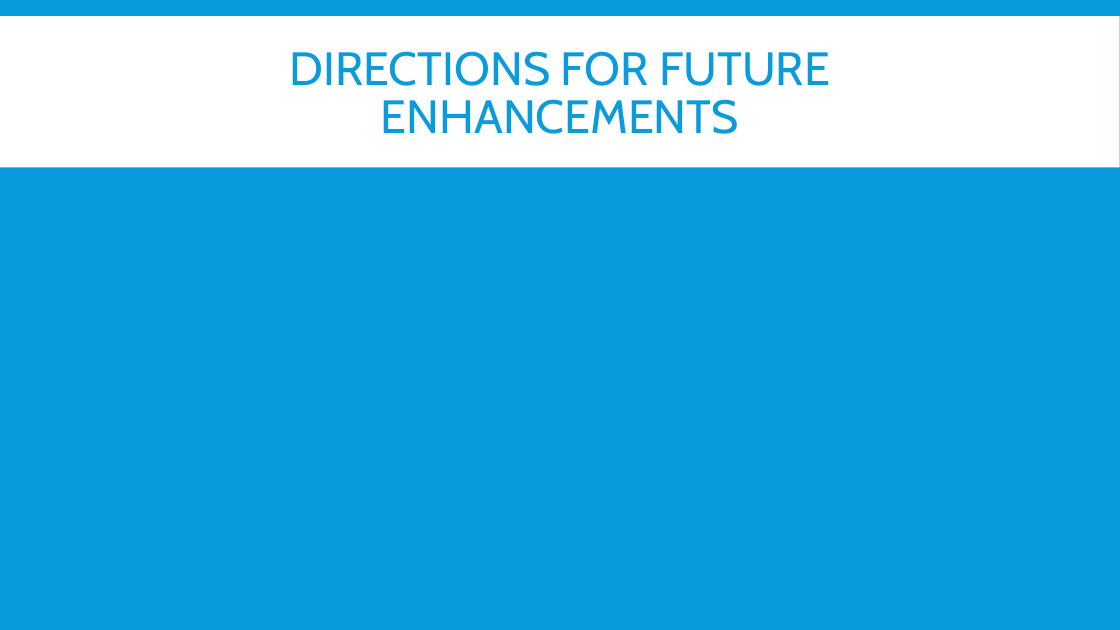
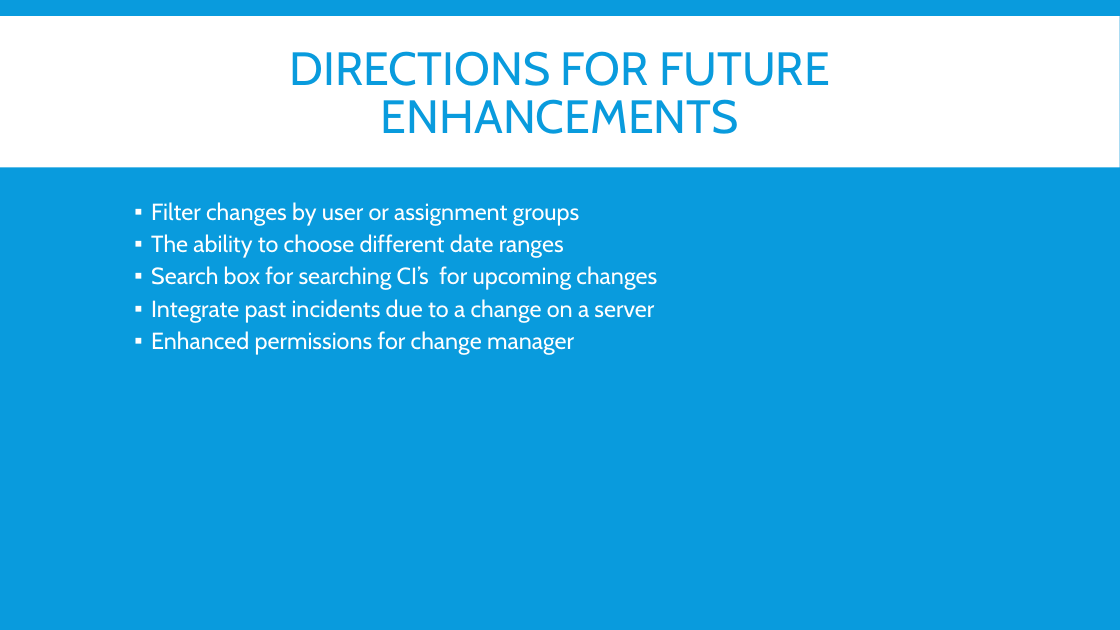
Before and after one commit to gehanstedt/change-forecast, a slide deck: slide 9 of Presentation/Draft Change Forecast Presentation.pptx. Drawn at 1120x630 pixels with LibreOffice and Linux fonts; fonts in the diff are those of the drawing. Boxes give left, top, right and bottom in pixels: in the first picture for what was removed or moved away, otherwise in the second. Text is boxed around its words. In the diff, an @@ line names an element or a change of style, - is before the commit and + after.

```diff
--- a/Presentation/Draft Change Forecast Presentation.pptx
+++ b/Presentation/Draft Change Forecast Presentation.pptx
@@ text added at (x1=151, y1=202, x2=657, y2=355), 20 pt, text #FFFFFF @@
+  ▪ Filter changes by user or assignment groups
+  ▪ The ability to choose different date ranges
+  ▪ Search box for searching CI’s for upcoming changes
+  ▪ Integrate past incidents due to a change on a server
+  ▪ Enhanced permissions for change manager
```
Also in this commit, not shown: 7 other slides changed.
